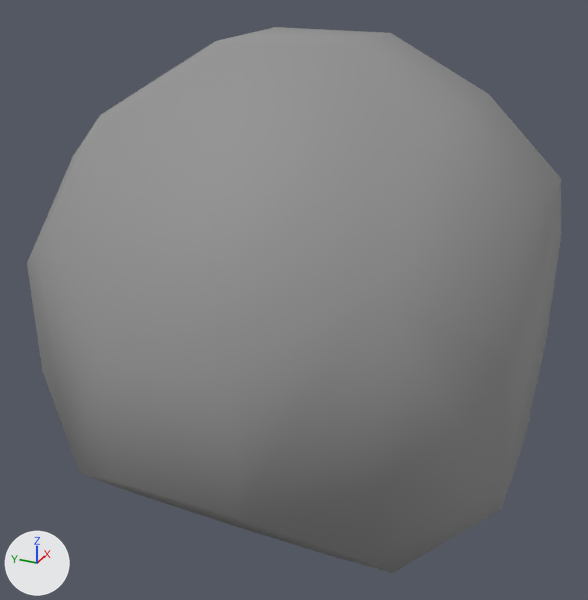
Two versions of the OBJ model simulatorCore/catoms3DTextures/catom3D_picking.obj, one commit apart.
One viewpoint serves both versions: a camera (50 mm lens) standing at (-13.32, -5.76, 6.69) and looking at (-0.06, 0.21, 0.06). Lighting does not change. The marker at lower left points along +X, +Y and +Z. Where no turn or scale is listed for an object, it has been applied to the vertices.

The first picture shows 'catom3D_picking'.
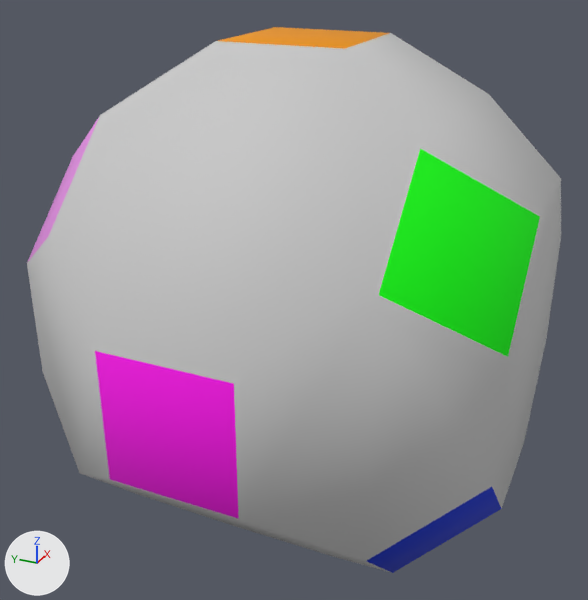
Commit message: picking files for catoms3D and SB

What the commit changed:
Material 'Material__69' (mat_material__69) is new.
Its base color is (0.31, 0.337, 0.518) (blue #979dbf).
Its roughness is 0.9.
Material 'Material__68' (mat_material__68) is new.
Its base color is (0.831, 0.294, 0.0) (orange #eb9400).
Its roughness is 0.9.
Material 'Material__72' (mat_material__72) is new.
Its base color is (0.0, 1.0, 0.0) (green #00ff00).
Its roughness is 0.9.
Material 'Material__71' (mat_material__71) is new.
Its base color is (1.0, 0.965, 0.0) (yellow #fffb00).
Its roughness is 0.9.
Material 'Material__77' (mat_material__77) is new.
Its base color is (0.729, 0.674, 0.208) (yellow #ded67e).
Its roughness is 0.9.
Material 'Material__78' (mat_material__78) is new.
Its base color is (0.349, 0.525, 0.341) (green #9fc09e).
Its roughness is 0.9.
Material 'Material__70' (mat_material__70) is new.
Its base color is (0.745, 0.263, 0.741) (pink #e08cdf).
Its roughness is 0.9.
Material 'Material__75' (mat_material__75) is new.
Its base color is (1.0, 0.0, 0.847) (pink #ff00ed).
Its roughness is 0.9.
Material 'Material__76' (mat_material__76) is new.
Its base color is (0.804, 0.372, 0.224) (beige #e8a482).
Its roughness is 0.9.
Material 'Material__79' (mat_material__79) is new.
Its base color is (0.588, 0.588, 0.588) (light grey #cacaca).
Its roughness is 0.9.
Material 'Material__74' (mat_material__74) is new.
Its base color is (0.541, 0.0, 1.0) (purple #c200ff).
Its roughness is 0.9.
Material 'Material__73' (mat_material__73) is new.
Its base color is (0.0, 0.0275, 0.612) (blue #002ecd).
Its roughness is 0.9.
Material 'Material__66' (mat_material__66) is new.
Its base color is (0.835, 0.169, 0.216) (red #ec7280).
Its roughness is 0.9.
me_catom3d_picking has 48 vertices, 46 faces and spans x -5.0..5.0, y -4.34..4.34, z -5.0..5.0.
me_catom3d_picking is used by ob_catom3d_picking; location (0.0, 0.0, 0.0).
me_catom3d_picking part 1: the 1 face centred in x -2.5, y 3.54, z 2.5 switches from mat_connectors (grey #949494) to mat_material__70 (pink #e08cdf).
me_catom3d_picking part 2: the 1 face centred in x -2.5, y -3.54, z -2.5 switches from mat_connectors (grey #949494) to mat_material__73 (blue #002ecd).
me_catom3d_picking part 3: the 1 face centred in x 0.0, y 0.0, z 5.0 switches from mat_connectors (grey #949494) to mat_material__68 (orange #eb9400).
me_catom3d_picking part 4: the 1 face centred in x -5.0, y 0.0, z 0.0 switches from mat_connectors (grey #949494) to mat_material__75 (pink #ff00ed).
me_catom3d_picking part 5: the 1 face centred in x -2.5, y -3.54, z 2.5 switches from mat_connectors (grey #949494) to mat_material__72 (green #00ff00).
me_catom3d_picking part 6: 34 of the faces centred in x -4.43..4.43, y -4.34..4.34, z -4.43..4.43 switch from mat_connectors (grey #949494) to mat_material__79 (light grey #cacaca).
me_catom3d_picking now uses material mat_material__70 (pink #e08cdf).
me_catom3d_picking now uses material mat_material__74 (purple #c200ff).
me_catom3d_picking now uses material mat_material__69 (blue #979dbf).
me_catom3d_picking now uses material mat_material__73 (blue #002ecd).
me_catom3d_picking now uses material mat_material__68 (orange #eb9400).
me_catom3d_picking now uses material mat_material__76 (beige #e8a482).
me_catom3d_picking now uses material mat_material__66 (red #ec7280).
me_catom3d_picking now uses material mat_material__75 (pink #ff00ed).
me_catom3d_picking now uses material mat_material__77 (yellow #ded67e).
me_catom3d_picking now uses material mat_material__71 (yellow #fffb00).
me_catom3d_picking now uses material mat_material__78 (green #9fc09e).
me_catom3d_picking now uses material mat_material__72 (green #00ff00).

Where the change shows, as pixel boxes (x1, y1, x2, y2) in the pictures (588 x 600 px):
part 1 of me_catom3d_picking, recoloured (grey to pink)
    both: (28, 118, 99, 261)
part 2 of me_catom3d_picking, recoloured (grey to blue)
    both: (367, 487, 502, 573)
part 3 of me_catom3d_picking, recoloured (grey to orange)
    both: (218, 27, 389, 49)
part 4 of me_catom3d_picking, recoloured (grey to pink)
    both: (95, 351, 239, 519)
part 5 of me_catom3d_picking, recoloured (grey to green)
    both: (379, 149, 540, 357)
part 6 of me_catom3d_picking, recoloured
    both: (27, 33, 561, 573)
